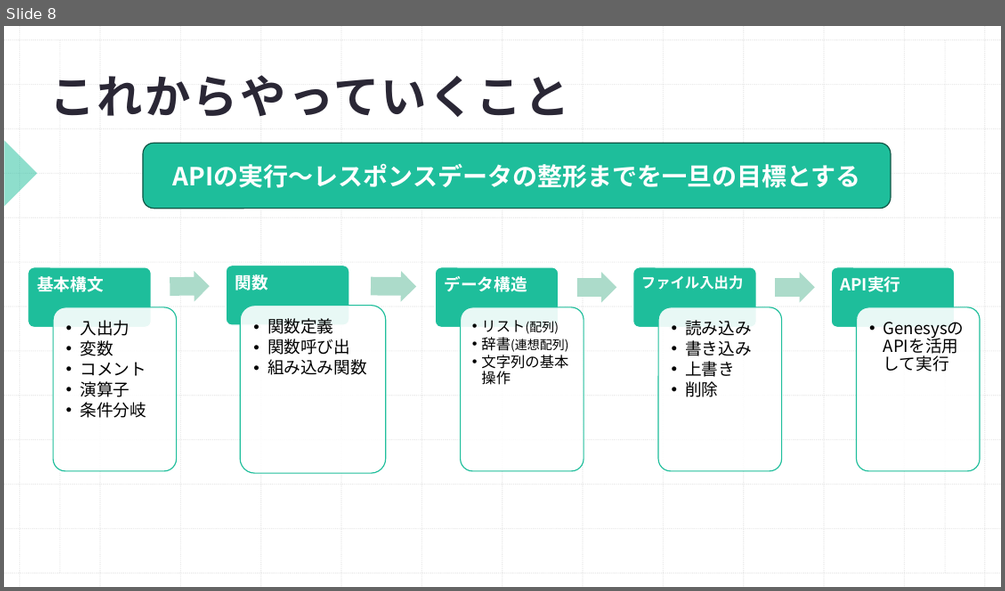
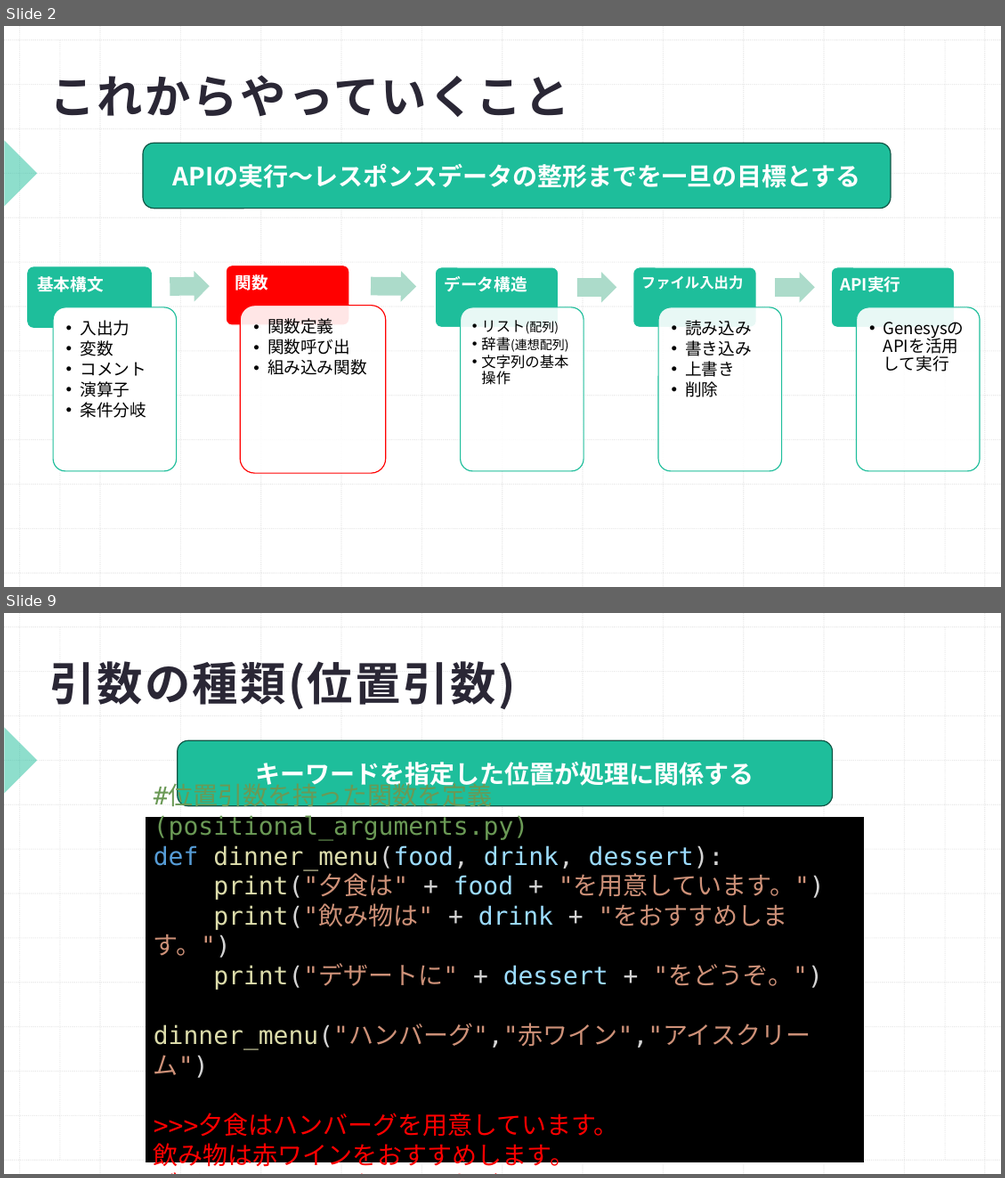
Before and after one commit to Shohei1129/Python_traning, a slide deck: プログラミング勉強会Python編(3.関数).pptx. Shown one above the other, each under a label of ours: slide 8 before the commit, slides 2 and 9 after it; the slides between them are not shown. The pictures are 1005x591 and 1005x1178 pixels, drawn with LibreOffice and Linux fonts; fonts in the diff are those of the drawing. Boxes give left, top, right and bottom in pixels: in the first picture for what was removed or moved away, otherwise in the second. Text is boxed around its words. In the diff, an @@ line names an element or a change of style, - is before the commit and + after.

```diff
--- a/プログラミング勉強会Python編(3.関数).pptx
+++ b/プログラミング勉強会Python編(3.関数).pptx
@@ slide 9 added at (x1=4, y1=613, x2=1001, y2=1174), background #FFFFFF; not listed: 29 template elements that a slide beside it also shows @@
@@ title added at (x1=49, y1=661, x2=515, y2=709), 44 pt, text #2A2735, bold @@
+引数の種類(位置引数)
@@ rounded rectangle added at (x1=178, y1=741, x2=833, y2=806), fill #1EBE9B, outline #0D5344 1 pt, 24 pt, text #FFFFFF, bold @@
+キーワードを指定した位置が処理に関係する
@@ rectangle added at (x1=146, y1=817, x2=864, y2=1162), fill #000000, outline #000000 1 pt, 24 pt, text #CE9178 @@
+#位置引数を持った関数を定義(positional_arguments.py)
+def dinner_menu(food, drink, dessert):
+print("夕食は" + food + "を用意しています。")
+print("飲み物は" + drink + "をおすすめします。")
+print("デザートに" + dessert + "をどうぞ。")
+dinner_menu("ハンバーグ","赤ワイン","アイスクリーム")
+>>>夕食はハンバーグを用意しています。
+飲み物は赤ワインをおすすめします。
+デザートにアイスクリームをどうぞ。
@@ what was slide 8 is now slide 2 @@
@@ slide 2 changed as well @@
@@ rounded rectangle at (x1=226, y1=265, x2=349, y2=325): fill #1EBE9B to #FF0000 @@
@@ rounded rectangle at (x1=28, y1=267, x2=152, y2=328): outline #FFFFFF 1 pt to #1EBE9B 1 pt @@
@@ rounded rectangle at (x1=53, y1=307, x2=177, y2=471): fill #FFFFFF at 90% opacity to #FFFFFF @@
@@ rounded rectangle at (x1=241, y1=305, x2=386, y2=473): outline #1EBE9B 1 pt to #FF0000 1 pt @@
```
Also in this commit, not shown: 1 other slide changed, 10 other slides added, 23 slides removed.
